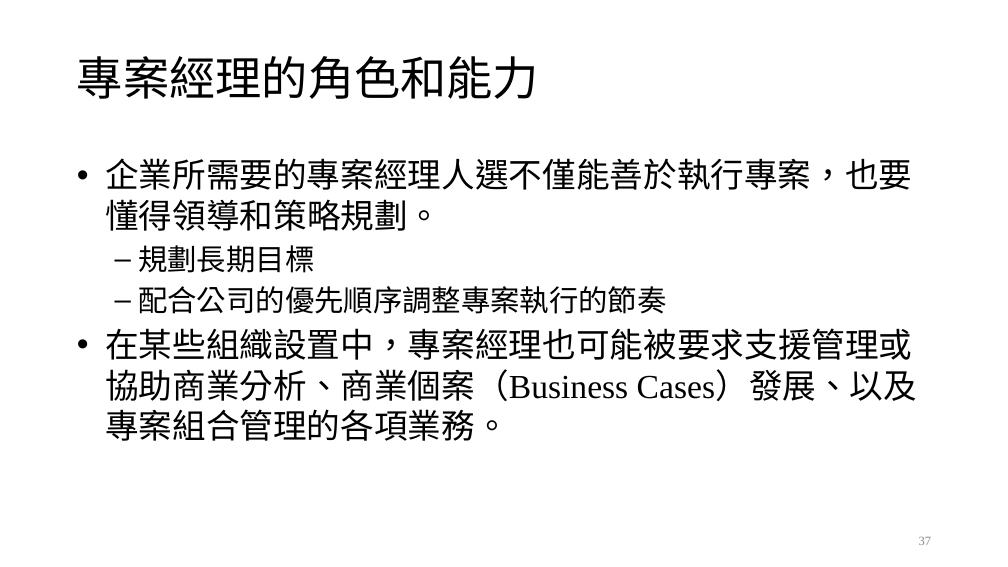
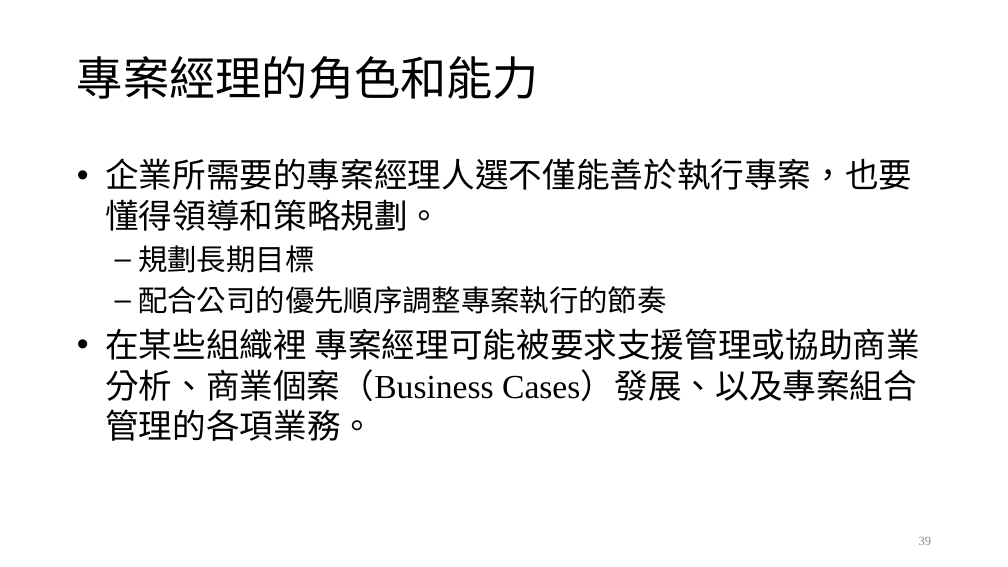
Before and after one commit to ywdeng/uscojywdeng, a slide deck: slide 39 of src/assets/1091/ProjectManagement/CH02/02.pptx (slide 37 before the commit). Drawn at 1008x567 pixels with LibreOffice and Linux fonts; fonts in the diff are those of the drawing. Boxes give left, top, right and bottom in pixels: in the first picture for what was removed or moved away, otherwise in the second. Text is boxed around its words. In the diff, an @@ line names an element or a change of style, - is before the commit and + after.

```diff
--- a/src/assets/1091/ProjectManagement/CH02/02.pptx
+++ b/src/assets/1091/ProjectManagement/CH02/02.pptx
@@ text at [105,328,921,441]: text changed @@
-• 在某些組織設置中，專案經理也可能被要求支援管理或協助商業分析、商業個案（Business Cases）發展、以及專案組合管理的各項業務。
+• 在某些組織裡 專案經理可能被要求支援管理或協助商業分析、商業個案（Business Cases）發展、以及專案組合管理的各項業務。
@@ page number at [919,537,932,545]: text changed @@
-37
+39
```
Also in this commit, not shown: 12 other slides changed, 7 slides added, 2 slides removed, 3 other files.
